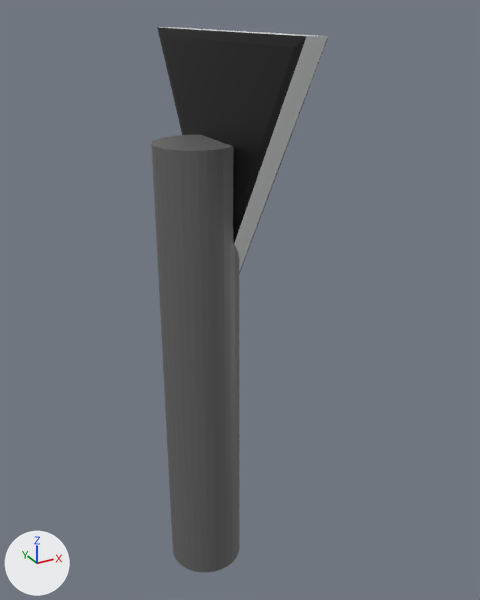
The FBX model Assets/Prefabs/uk_give_way(updated).fbx as it was, and as the next commit left it.
Both versions are drawn from a 50 mm camera at (-7.12, -13.43, 14.35) aimed at (0.45, 0.34, 7.47). The axes (+X, +Y, +Z) are drawn at lower left. The lights are the same throughout. Where no turn or scale is listed for an object, it has been applied to the vertices.

The older version as bpy lines, for what is in view:
```python
me_circle_001 = bpy.data.meshes.new('Circle.001')
me_circle_001.from_pydata(...)  # 36 vertices, 34 faces; spans x -0.58..0.06, y -3.52..3.53, z -4.07..2.04
# faces by material slot: [8, 12, 14]
me_circle_001.materials.append(mat_material_001)  # white #e4e7e7
me_circle_001.materials.append(mat_material_002)  # red #e70000
me_circle_001.materials.append(mat_material_003)  # black #000000
me_cylinder = bpy.data.meshes.new('Cylinder')
me_cylinder.from_pydata(...)  # 96 vertices, 66 faces; spans x -1.0..1.0, y -1.0..1.0, z -1.0..5.0
me_cylinder.materials.append(mat_material_006)  # dark grey #646464
ob_circle = bpy.data.objects.new('Circle', me_circle_001)
ob_circle.location = (0.45, 0.51, 11.85)
ob_cylinder = bpy.data.objects.new('Cylinder', me_cylinder)
ob_cylinder.location = (-0.61, 0.51, 1.55)
ob_cylinder.scale = (1.0, 1.0, 2.0)
```
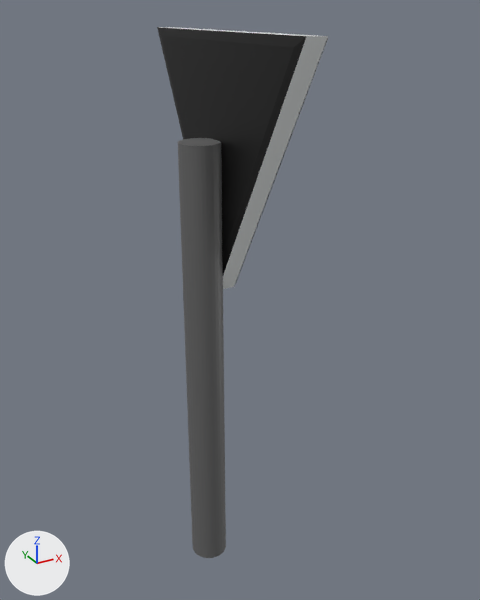
The newer file is also turned or shifted as a whole; pictures and numbers use the older file's frame.

Edits to the bpy script that builds the scene:
```text
Change ob_cylinder:
    ob_cylinder.location: (-0.61, 0.51, 1.55) -> (-0.51, 0.51, 1.55)
    ob_cylinder.scale: (1.0, 1.0, 2.0) -> (0.5, 0.5, 2.0)
```

What differs and where, as boxes (x1, y1, x2, y2) in the pictures (480 x 600 px):
'Cylinder', moved, rescaled (46% narrower)
    before: (151, 135, 240, 572)
    after: (178, 138, 226, 558)
